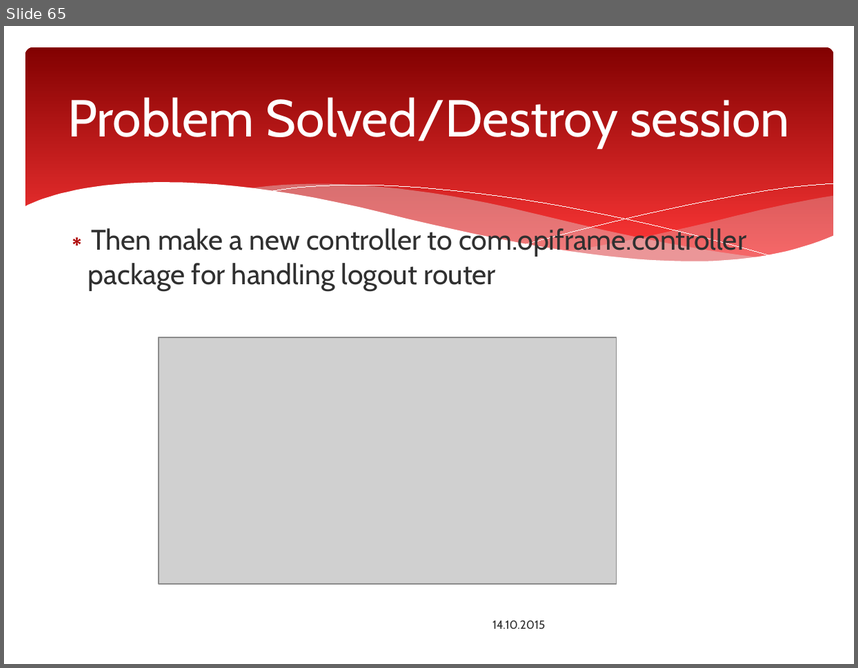
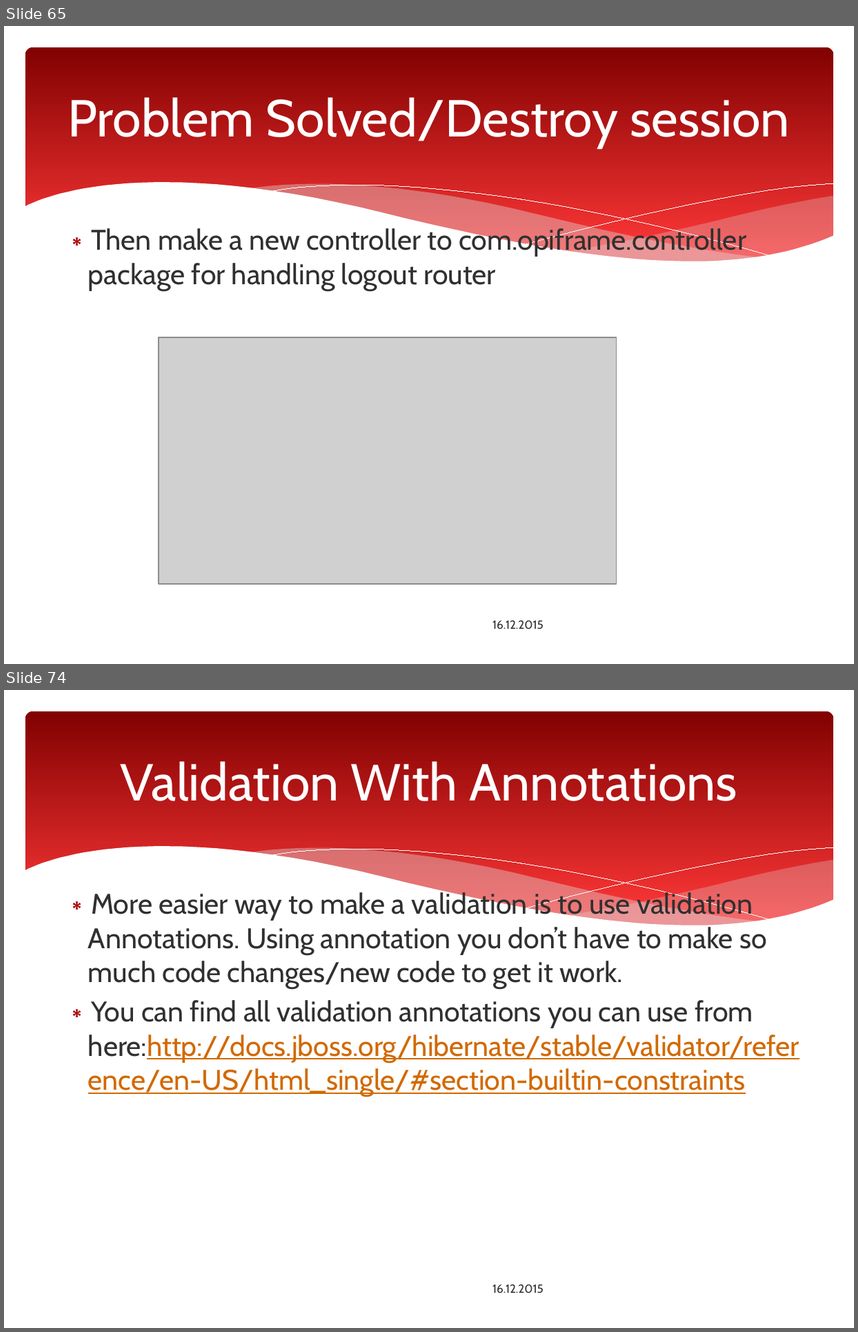
Before and after one commit to ttakkula/javaee-spring-maven, a slide deck: SpringMVC/Spring_Web_MVC_Framework.pptx. Shown one above the other, each under a label of ours: slide 65 before the commit, slides 65 and 74 after it; the slides between them are not shown. The pictures are 858x668 and 858x1332 pixels, drawn with LibreOffice and Linux fonts; fonts in the diff are those of the drawing; grey boxes stand for pictures; background and template pictures are left out. Boxes give left, top, right and bottom in pixels: in the first picture for what was removed or moved away, otherwise in the second. Text is boxed around its words. In the diff, an @@ line names an element or a change of style, - is before the commit and + after.

```diff
--- a/SpringMVC/Spring_Web_MVC_Framework.pptx
+++ b/SpringMVC/Spring_Web_MVC_Framework.pptx
@@ slide 74 added at [4,690,854,1328], background #FFFFFF; not listed: 6 template elements that a slide beside it also shows @@
@@ title added at [120,761,737,801], 44 pt, text #FFFFFF @@
+Validation With Annotations
@@ text added at [88,890,800,1096], 24 pt, text #303030 @@
+∗ More easier way to make a validation is to use validation Annotations. Using annotation you don’t have to make so much code changes/new code to get it work.
+∗ You can find all validation annotations you can use from here:http://docs.jboss.org/hibernate/stable/validator/reference/en-US/html_single/#section-builtin-constraints
@@ text added at [493,1284,544,1292], 10 pt, text #303030 @@
+16.12.2015
@@ slide 65 changed as well @@
@@ text at [493,620,544,628]: text changed @@
-14.10.2015
+16.12.2015
```
Also in this commit, not shown: 69 other slides changed, 29 other slides added, 1 slide removed.
